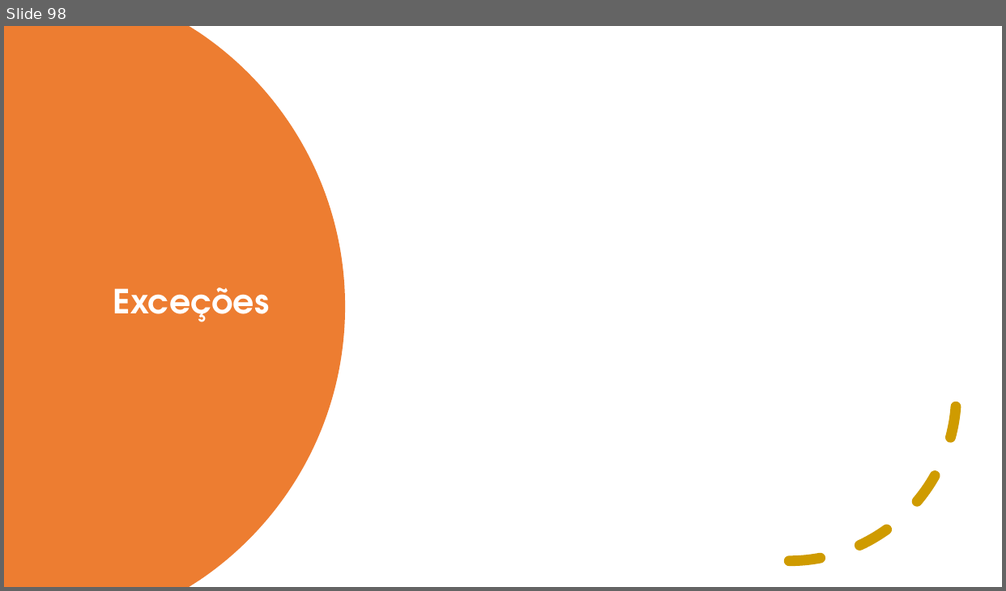
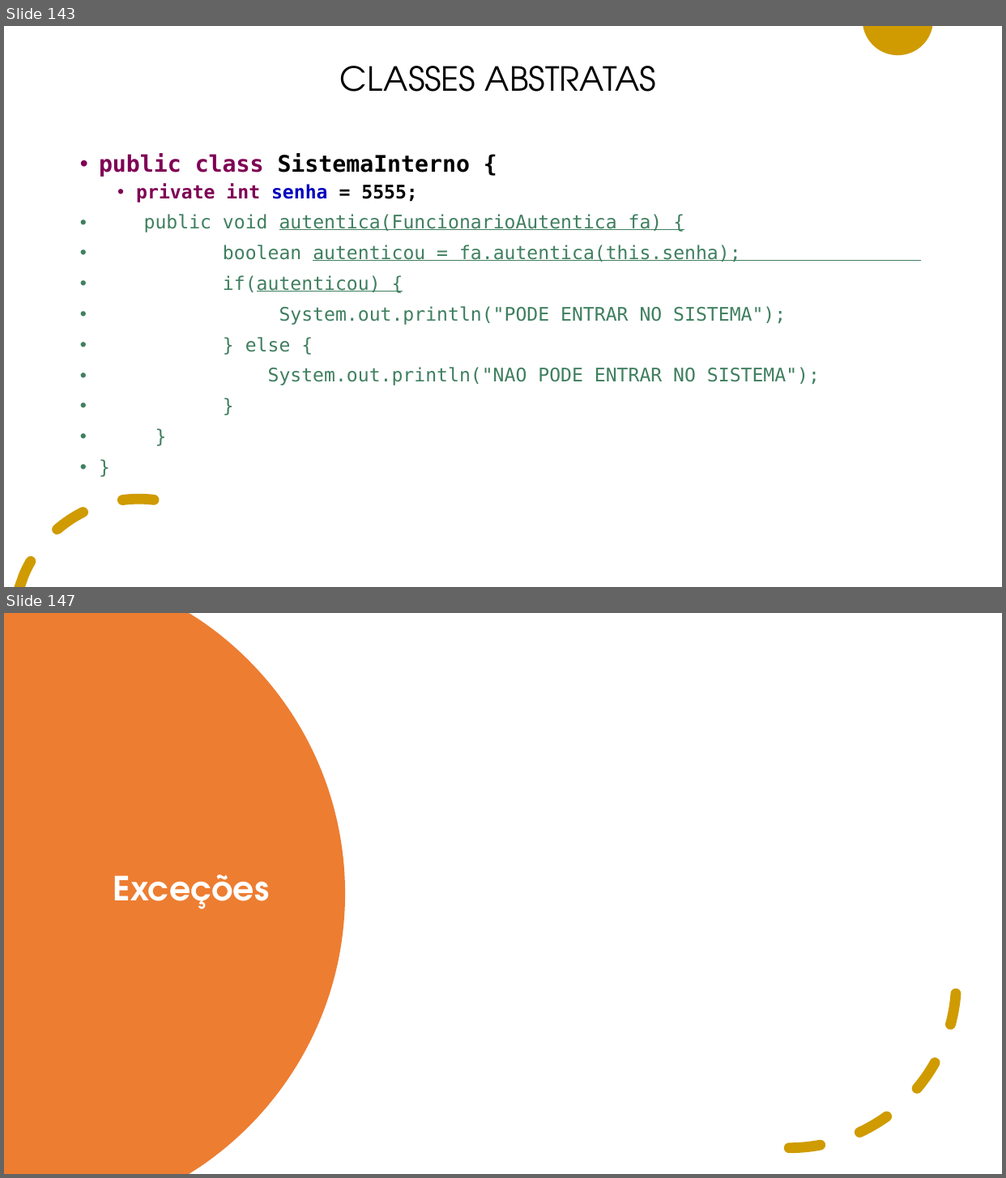
Before and after one commit to adilsonlopesoracle/ProgramacaoAvancada_Olinda, a slide deck: PROGRAMACAO_AVANCADA.pptx. Shown one above the other, each under a label of ours: slide 98 before the commit, slides 143 and 147 after it; the slides between them are not shown. The pictures are 1006x591 and 1006x1178 pixels, drawn with LibreOffice and Linux fonts; fonts in the diff are those of the drawing. Boxes give left, top, right and bottom in pixels: in the first picture for what was removed or moved away, otherwise in the second. Text is boxed around its words. In the diff, an @@ line names an element or a change of style, - is before the commit and + after.

```diff
--- a/PROGRAMACAO_AVANCADA.pptx
+++ b/PROGRAMACAO_AVANCADA.pptx
@@ slide 143 added at [4, 26, 1002, 587], background #FFFFFF; not listed: 2 template elements that a slide beside it also shows @@
@@ title added at [340, 66, 657, 92], 32 pt, text #000000 @@
+CLASSES ABSTRATAS
@@ text added at [99, 153, 820, 386], 18 pt, text #3F7F5F @@
+• public class SistemaInterno {
+  • private int senha = 5555;
+• public void autentica(FuncionarioAutentica fa) {
+• boolean autenticou = fa.autentica(this.senha);
+• if(autenticou) {
+• System.out.println("PODE ENTRAR NO SISTEMA");
+• } else {
+• System.out.println("NAO PODE ENTRAR NO SISTEMA");
+• }
+• }
+• }
@@ what was slide 98 is now slide 147 @@
```
Also in this commit, not shown: 48 other slides added.
